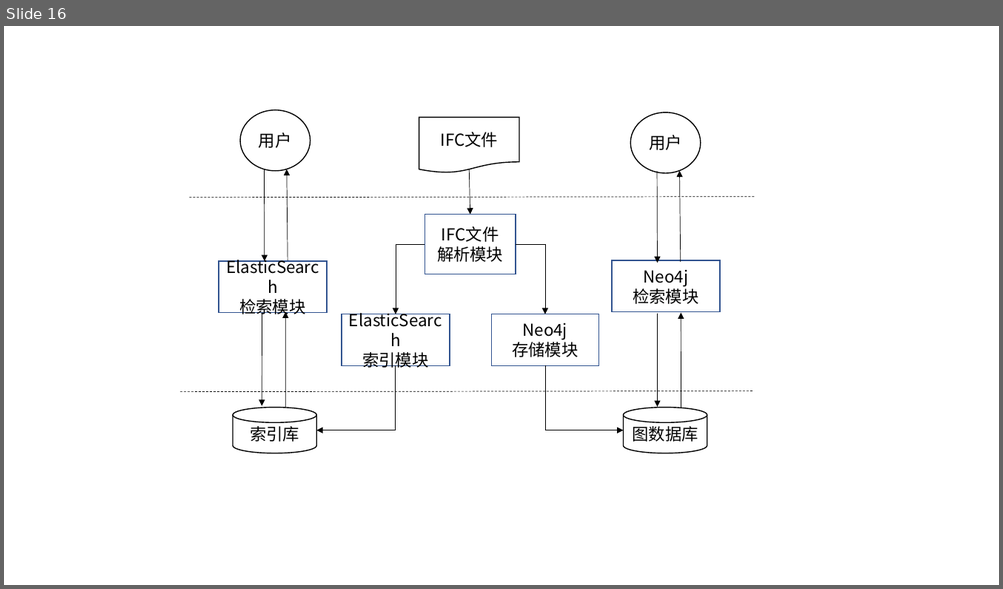
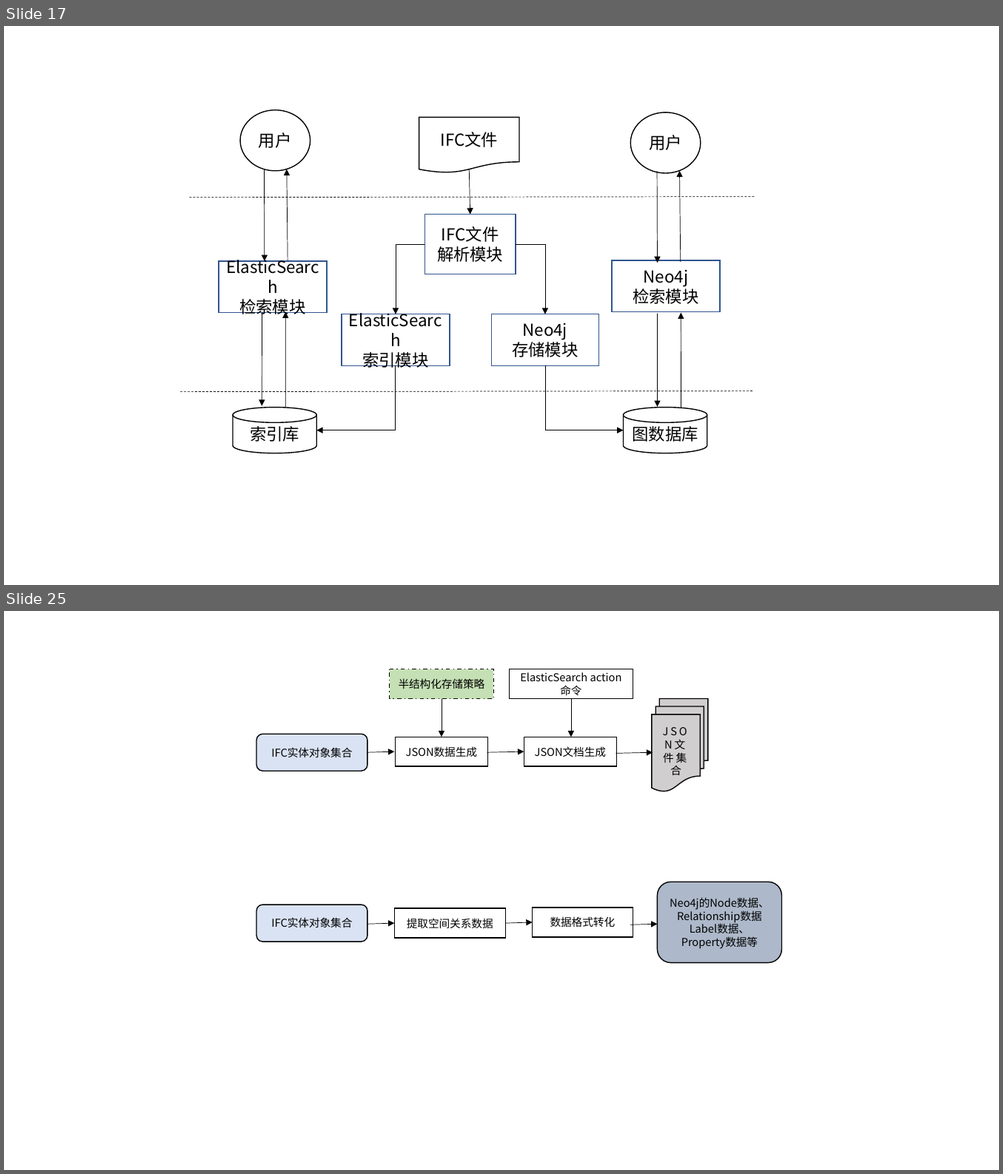
Before and after one commit to yayadi23/BIM, a slide deck: 毕业论文资料/毕业论文图.pptx. Shown one above the other, each under a label of ours: slide 16 before the commit, slides 17 and 25 after it; the slides between them are not shown. The pictures are 1003x589 and 1003x1174 pixels, drawn with LibreOffice and Linux fonts; fonts in the diff are those of the drawing. Boxes give left, top, right and bottom in pixels: in the first picture for what was removed or moved away, otherwise in the second. Text is boxed around its words. In the diff, an @@ line names an element or a change of style, - is before the commit and + after.

```diff
--- a/毕业论文资料/毕业论文图.pptx
+++ b/毕业论文资料/毕业论文图.pptx
@@ slide 25 added at (4, 611, 999, 1170), background #FFFFFF @@
@@ rectangle added at (389, 669, 493, 699), fill #C5E0B4, outline #000000 1 pt dashed, 10.5 pt, text #000000 @@
+半结构化存储策略
@@ rectangle added at (509, 669, 632, 699), fill #FFFFFF, outline #000000 1 pt, 10.5 pt, text #000000 @@
+ElasticSearch action命令
@@ arrow added from (441, 699) to (441, 737), #000000 0.5 pt @@
@@ arrow added from (571, 699) to (571, 737), #000000 0.5 pt @@
@@ flow chart multidocument added at (652, 699, 708, 792), fill #D0CECE, outline #000000 1 pt, 10.5 pt, text #000000 @@
+JSON文件集合
@@ rounded rectangle added at (256, 734, 367, 772), fill #DAE3F3, outline #000000 1 pt, 10.5 pt, text #000000 @@
+IFC实体对象集合
@@ rectangle added at (395, 737, 487, 767), fill #FFFFFF, outline #000000 1 pt, 10.5 pt, text #000000 @@
+JSON数据生成
@@ rectangle added at (524, 737, 617, 767), fill #FFFFFF, outline #000000 1 pt, 10.5 pt, text #000000 @@
+JSON文档生成
@@ arrow added from (367, 753) to (394, 752), #000000 0.5 pt @@
@@ arrow added from (486, 753) to (524, 752), #000000 0.5 pt @@
@@ arrow added from (616, 754) to (652, 753), #000000 0.5 pt @@
@@ rounded rectangle added at (657, 882, 782, 963), fill #ADB9CA, outline #000000 1 pt, 10.5 pt, text #000000 @@
+Neo4j的Node数据、Relationship数据
+Label数据、
+Property数据等
@@ rounded rectangle added at (256, 905, 367, 943), fill #DAE3F3, outline #000000 1 pt, 10.5 pt, text #000000 @@
+IFC实体对象集合
@@ rectangle added at (394, 908, 506, 939), fill #FFFFFF, outline #000000 1 pt, 10.5 pt, text #000000 @@
+提取空间关系数据
@@ rectangle added at (532, 908, 633, 938), fill #FFFFFF, outline #000000 1 pt, 10.5 pt, text #000000 @@
+数据格式转化
@@ arrow added from (367, 924) to (394, 923), #000000 0.5 pt @@
@@ arrow added from (506, 923) to (532, 923), #000000 0.5 pt @@
@@ arrow added from (630, 925) to (657, 924), #000000 0.5 pt @@
@@ what was slide 16 is now slide 17 @@
```
Also in this commit, not shown: 1 slide changed, 9 other slides added, 4 other files.
